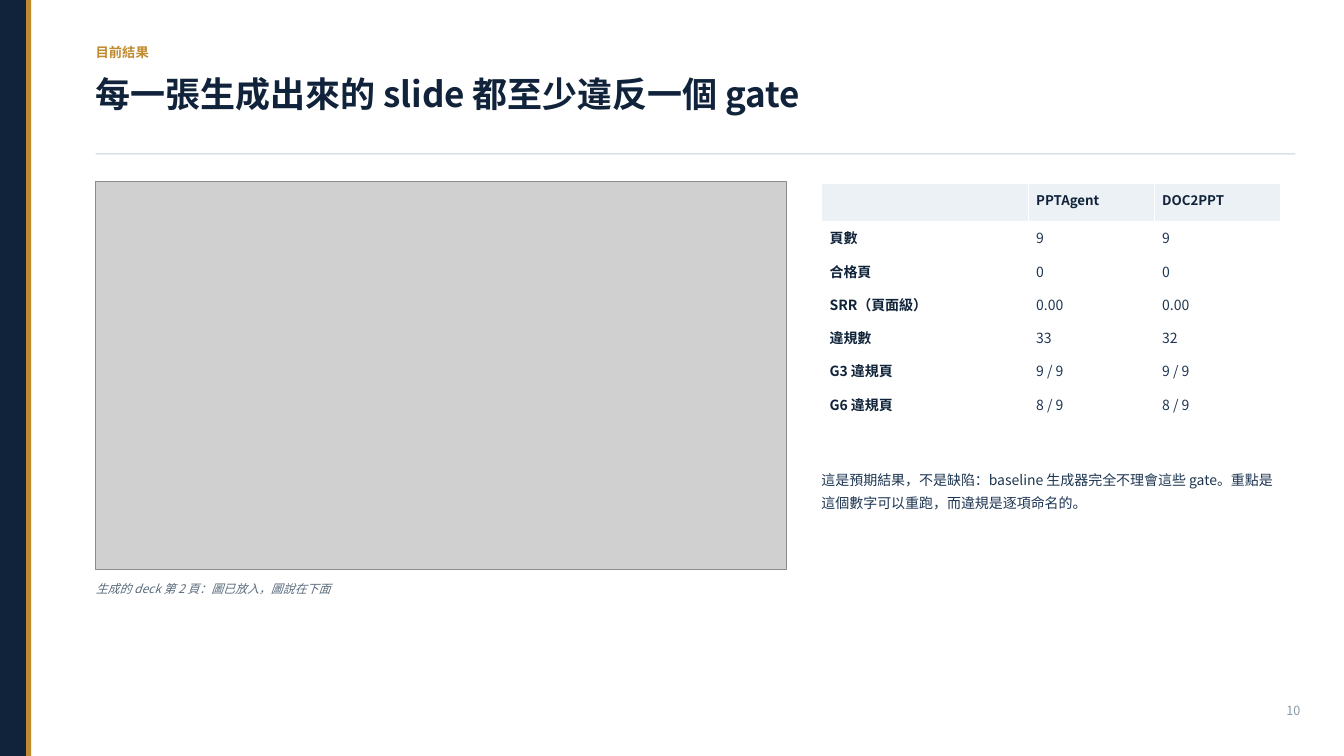
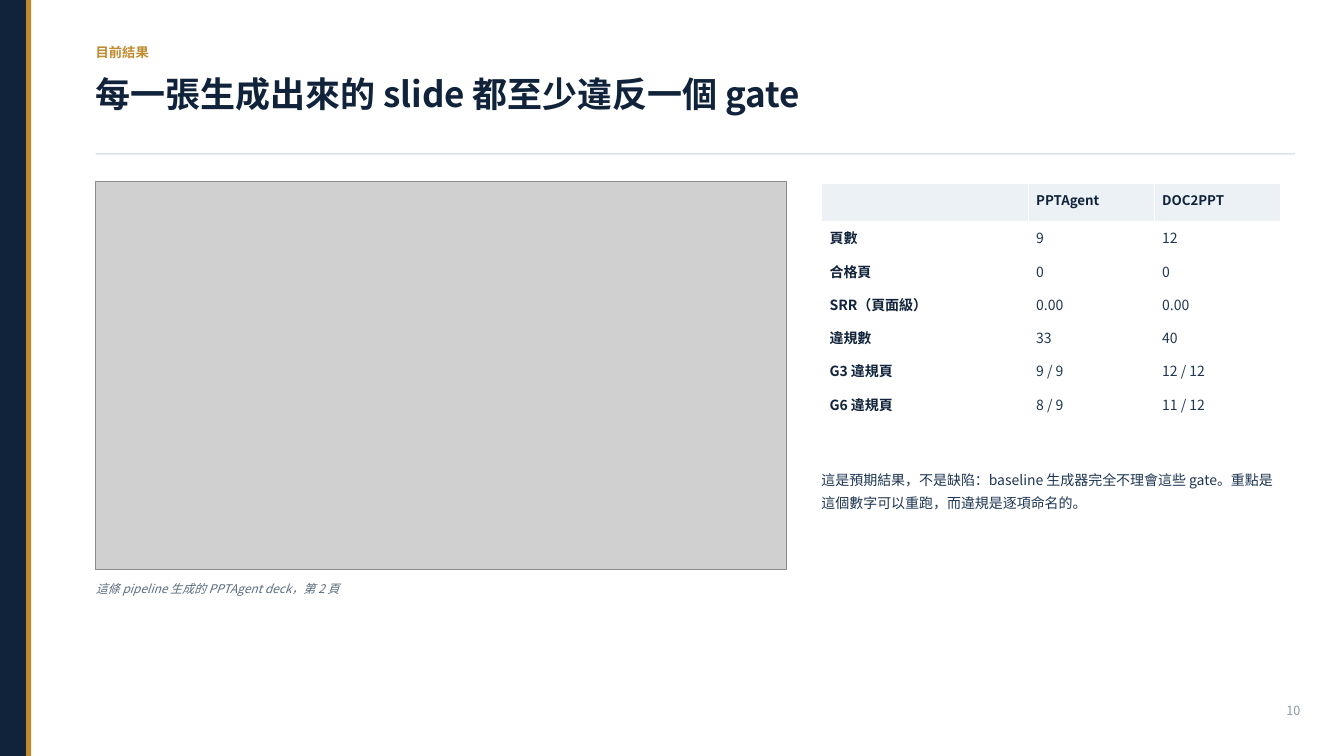
Before and after one commit to Mizuki0215/capstone-ppt-agent, a slide deck: slide 10 of deck/progress_deck_zh.pptx. Drawn at 1344x756 pixels with LibreOffice and Linux fonts; fonts in the diff are those of the drawing; grey boxes stand for pictures. Boxes give left, top, right and bottom in pixels: in the first picture for what was removed or moved away, otherwise in the second. Text is boxed around its words. In the diff, an @@ line names an element or a change of style, - is before the commit and + after.

```diff
--- a/deck/progress_deck_zh.pptx
+++ b/deck/progress_deck_zh.pptx
@@ table at (822, 184, 1280, 418) @@
-row 2, column 3: 9
+row 2, column 3: 12
-row 5, column 3: 32
+row 5, column 3: 40
-row 6, column 3: 9 / 9
+row 6, column 3: 12 / 12
-row 7, column 3: 8 / 9
+row 7, column 3: 11 / 12
@@ text at (96, 583, 339, 596): text changed @@
-生成的 deck 第 2 頁：圖已放入，圖說在下面
+這條 pipeline 生成的 PPTAgent deck，第 2 頁
```
Also in this commit, not shown: 2 other slides changed, 19 other files.
